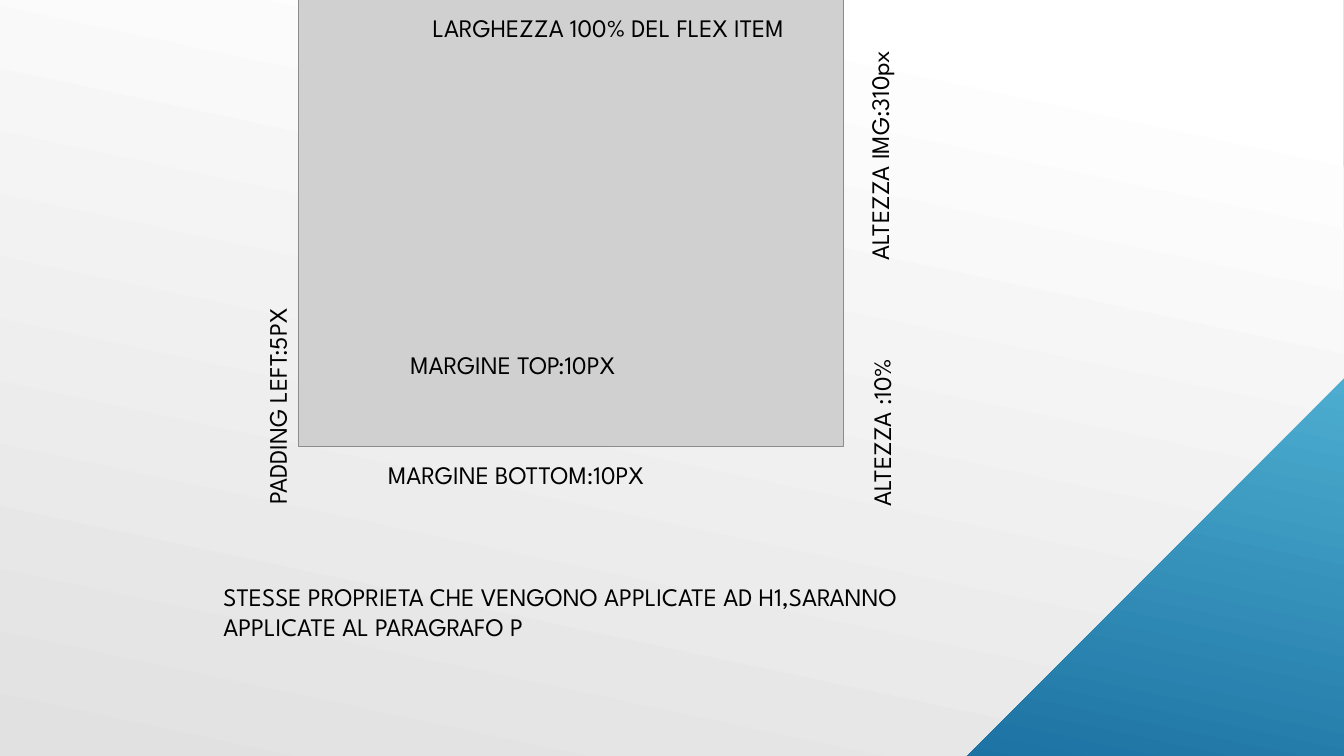
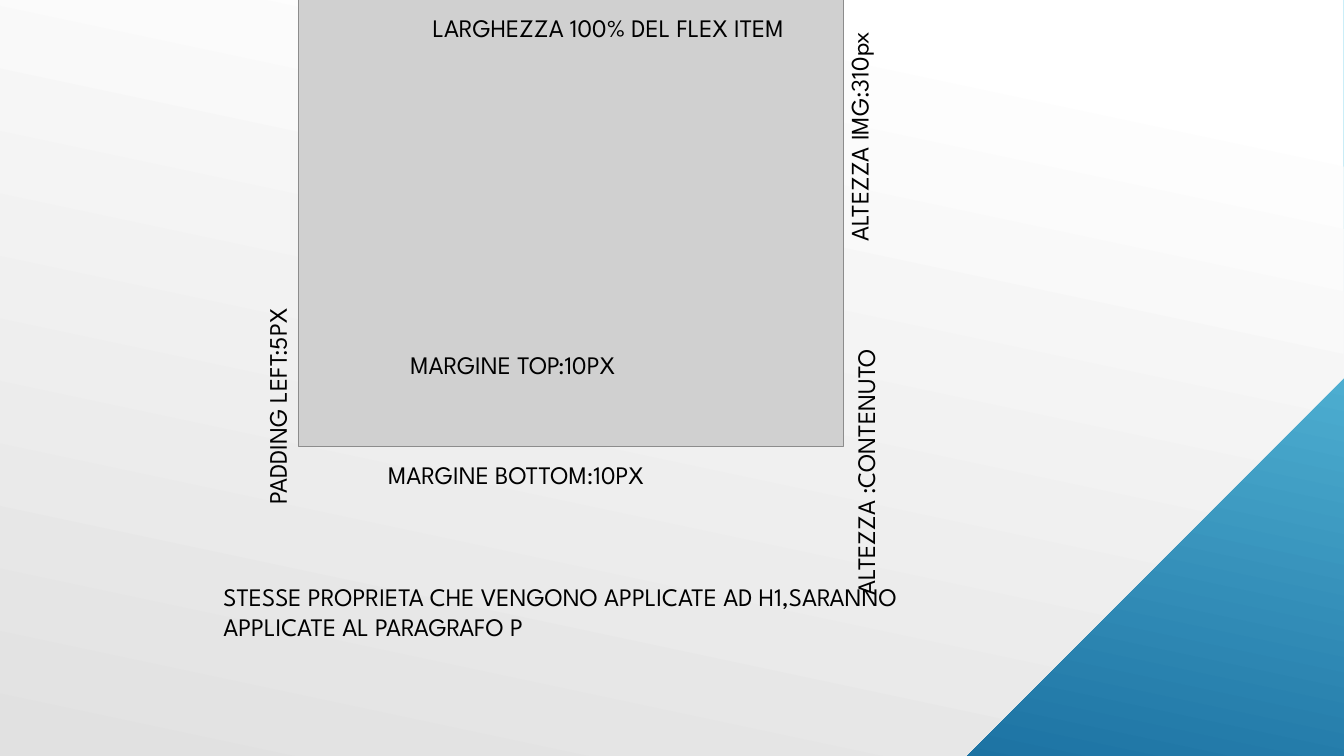
Before and after one commit to gabriele46001999/mhw1, a slide deck: slide 11 of mwh1CONSEGNA.pptx. Drawn at 1344x756 pixels with LibreOffice and Linux fonts; fonts in the diff are those of the drawing; grey boxes stand for pictures. Boxes give left, top, right and bottom in pixels: in the first picture for what was removed or moved away, otherwise in the second. Text is boxed around its words. In the diff, an @@ line names an element or a change of style, - is before the commit and + after.

```diff
--- a/mwh1CONSEGNA.pptx
+++ b/mwh1CONSEGNA.pptx
@@ text "ALTEZZA IMG:310px": place and size @@
-text "ALTEZZA IMG:310px" at [860, 61, 898, 257]
+text "ALTEZZA IMG:310px" at [840, 42, 878, 238]
@@ text at [846, 363, 884, 592]: text changed @@
-ALTEZZA :10%
+ALTEZZA :CONTENUTO
```
Also in this commit, not shown: 1 other slide changed, 2 other files.
